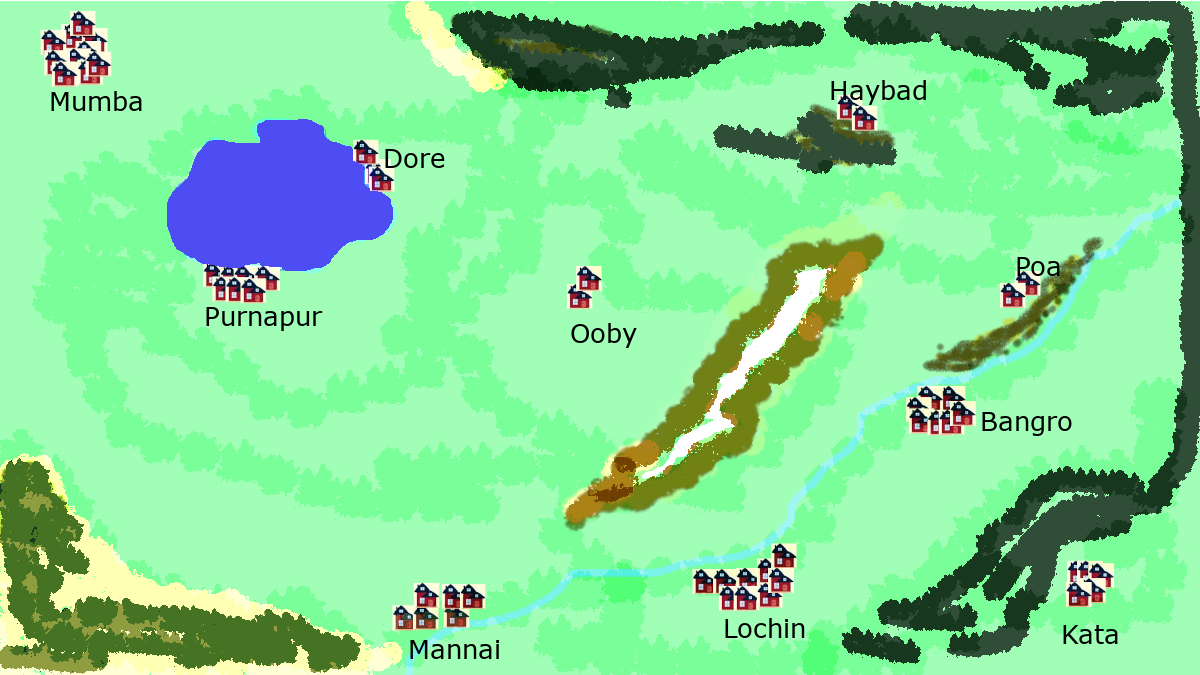
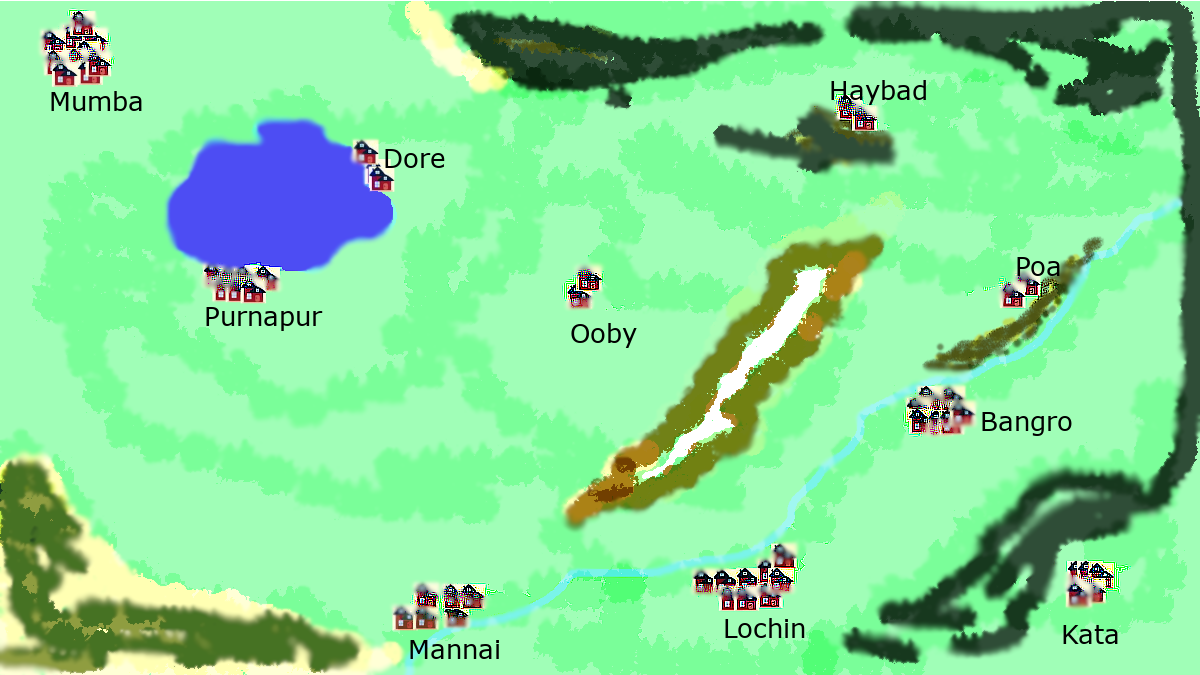
Before/after of a 1200px x 675px layered artwork. What changed in the layer stack:
painted on "aerialview.png" over 0, 1, 1200, 675
